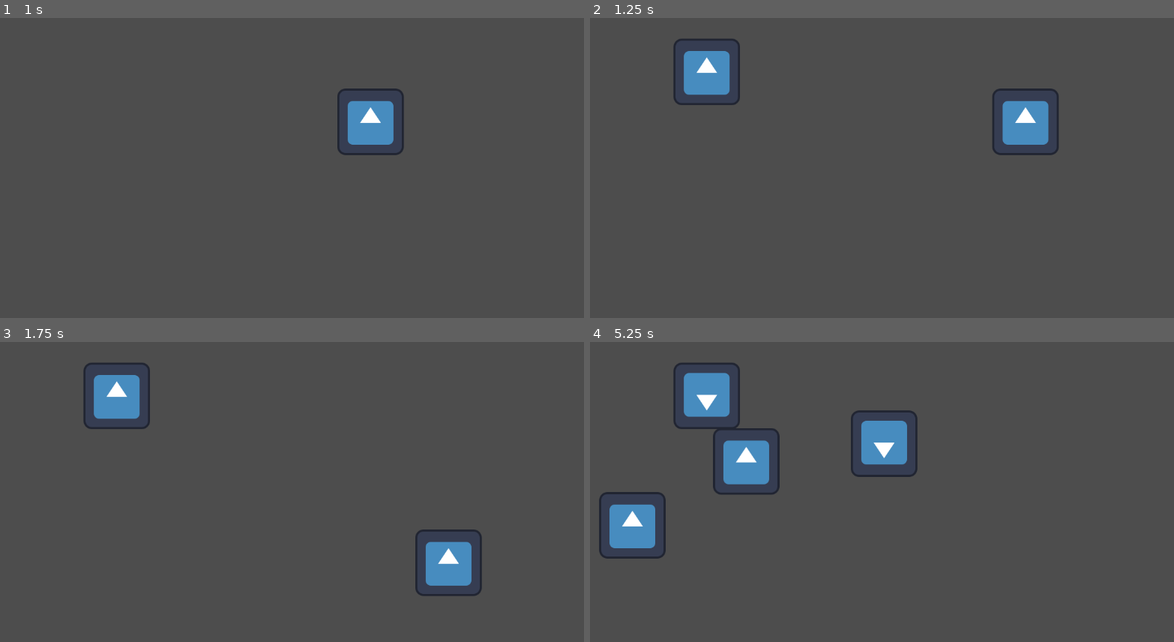
Above: before the commit, frames 1-4 (two rows, left to right).
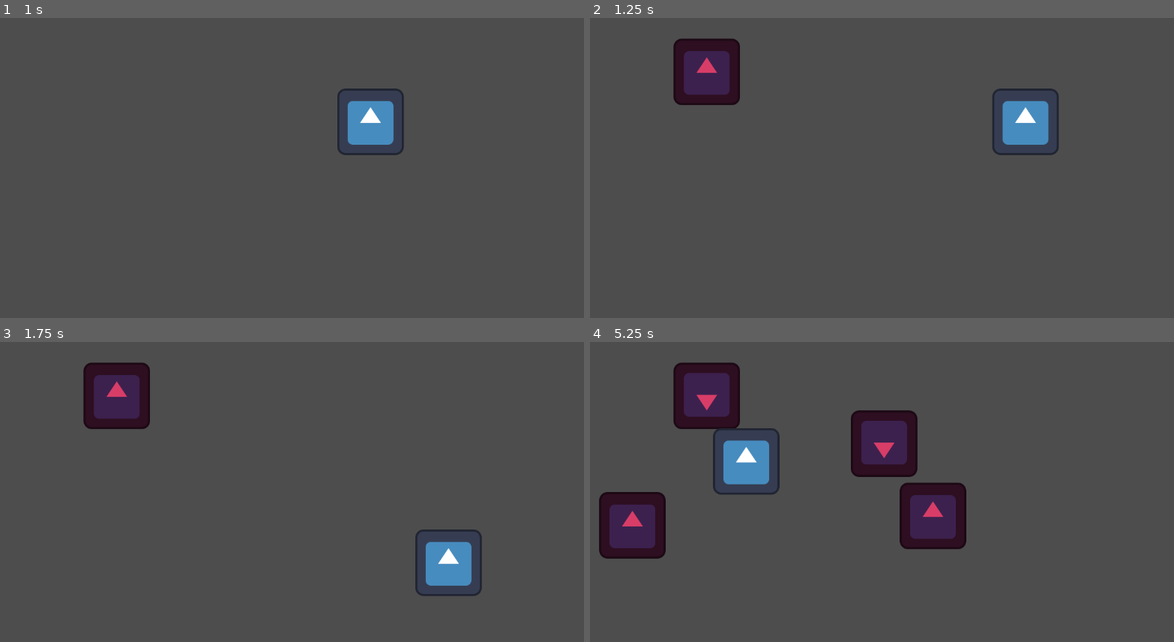
Above: after the commit, the same moments.

Repository: KevinGage/RyanTruckGame
Game: Godot game, scene res://world.tscn
Two runs of this game, one before a commit and one after it. Both use one fixed random seed, a clock stepped at 60 frames per second and the inputs below. The engine's default icon, where the game draws it, is replaced by a stand-in: a white triangle on a blue panel in a dark square.
Inputs:
- Up to frame 1 (1 s): tap Enter at 0.5 s; hold Right (right) from 0.53 s (still down)
- Up to frame 2 (1.25 s): keep holding Right (right)
- Up to frame 3 (1.75 s): release Right (right) at 1.28 s; hold S (down) from 1.28 s (still down)
- Up to frame 4 (5.25 s): release S (down) at 2.03 s; hold Right (right) 2.03-2.78 s; tap Space at 2.75 s; hold Up (up) 2.78-3.53 s; hold A (left) 3.53-5.03 s; hold S (down) from 5.03 s (still down)

Frame 1 is identical in both runs. In frame 2, 2.5% of the frame differs, in the area x 14-26%, y 7-29%; in frame 3, 2.5%; in frame 4, 9.9%, in the area x 1-65%, y 7-73%.

Commit message:
moved crushed car to its own scene so I can add particles

Diff:
--- a/scenes/car.gd
+++ b/scenes/car.gd
@@ -1,17 +1,9 @@
 extends Area2D
 
-signal car_timer_timeout
+signal car_crushed(car)
 
 func _on_body_entered(_body):
-	$Sprite2D.rotation_degrees = 180
-	if $Timer.is_stopped():
-		$Timer.start()
-		print("crash!")
-
-
-func _on_timer_timeout():
-	# When timer runs out emit a signal with this instances information
-	car_timer_timeout.emit(self)
+	car_crushed.emit(self)
 
 func get_shape() -> Shape2D:
 	return $CollisionShape2D.shape
--- a/scenes/cars/car.tscn
+++ b/scenes/cars/car.tscn
@@ -10,14 +10,10 @@
 script = ExtResource("1_uyd2c")
 
 [node name="Sprite2D" type="Sprite2D" parent="."]
+modulate = Color(0.847059, 0.239216, 0.407843, 1)
 texture = ExtResource("1_lkq20")
 
 [node name="CollisionShape2D" type="CollisionShape2D" parent="."]
 shape = SubResource("RectangleShape2D_53v85")
 
-[node name="Timer" type="Timer" parent="."]
-wait_time = 2.0
-one_shot = true
-
 [connection signal="body_entered" from="." to="." method="_on_body_entered"]
-[connection signal="timeout" from="Timer" to="." method="_on_timer_timeout"]
--- a/scenes/cars/cars.gd
+++ b/scenes/cars/cars.gd
@@ -1,5 +1,6 @@
 extends Node2D
 var car_scene = preload("res://scenes/cars/car.tscn")
+var crushed_car_scene = preload("res://scenes/cars/crushed_car.tscn")
 
 const num_of_cars = 3
 
@@ -33,7 +34,7 @@
 	var car = car_scene.instantiate()
 
 	# connect car signal to function
-	car.connect("car_timer_timeout", _on_car_timer_timeout)
+	car.connect("car_crushed", _on_car_crushed)
 
 	# set car possition to spawner position
 	car.position = $SpawnChecker.position
@@ -46,13 +47,18 @@
 	ready_to_spawn = false
 	$Timer.start()
 
-func _on_car_timer_timeout(car):
+func _on_car_crushed(car):
 	# This will fire when a car instance sends the car_timer_timeout signal.
 	# remove the car from the collection
 	spawned_cars.erase(car)
+
+	# add a crushed car to replace the car
+	var crushed_car = crushed_car_scene.instantiate() as Area2D
+	crushed_car.position = car.position
+	add_child(crushed_car)
+
 	# delete the car
 	car.queue_free()
 
-
 func _on_timer_timeout():
 	ready_to_spawn = true
--- /dev/null
+++ b/scenes/cars/crushed_car.gd
@@ -0,0 +1,4 @@
+extends Area2D
+
+func _on_timer_timeout():
+	queue_free()
--- /dev/null
+++ b/scenes/cars/crushed_car.tscn
@@ -0,0 +1,24 @@
+[gd_scene load_steps=4 format=3 uid="uid://b6chk56ag57au"]
+
+[ext_resource type="Texture2D" uid="uid://dmuyirhhvkk4i" path="res://icon.svg" id="1_bkkli"]
+[ext_resource type="Script" path="res://scenes/cars/crushed_car.gd" id="2_so75w"]
+
+[sub_resource type="RectangleShape2D" id="RectangleShape2D_vnkdo"]
+size = Vector2(128, 128)
+
+[node name="crushed_car" type="Area2D"]
+script = ExtResource("2_so75w")
+
+[node name="Timer" type="Timer" parent="."]
+wait_time = 2.0
+autostart = true
+
+[node name="Sprite2D" type="Sprite2D" parent="."]
+modulate = Color(0.847059, 0.239216, 0.407843, 1)
+rotation = 3.14159
+texture = ExtResource("1_bkkli")
+
+[node name="CollisionShape2D" type="CollisionShape2D" parent="."]
+shape = SubResource("RectangleShape2D_vnkdo")
+
+[connection signal="timeout" from="Timer" to="." method="_on_timer_timeout"]
